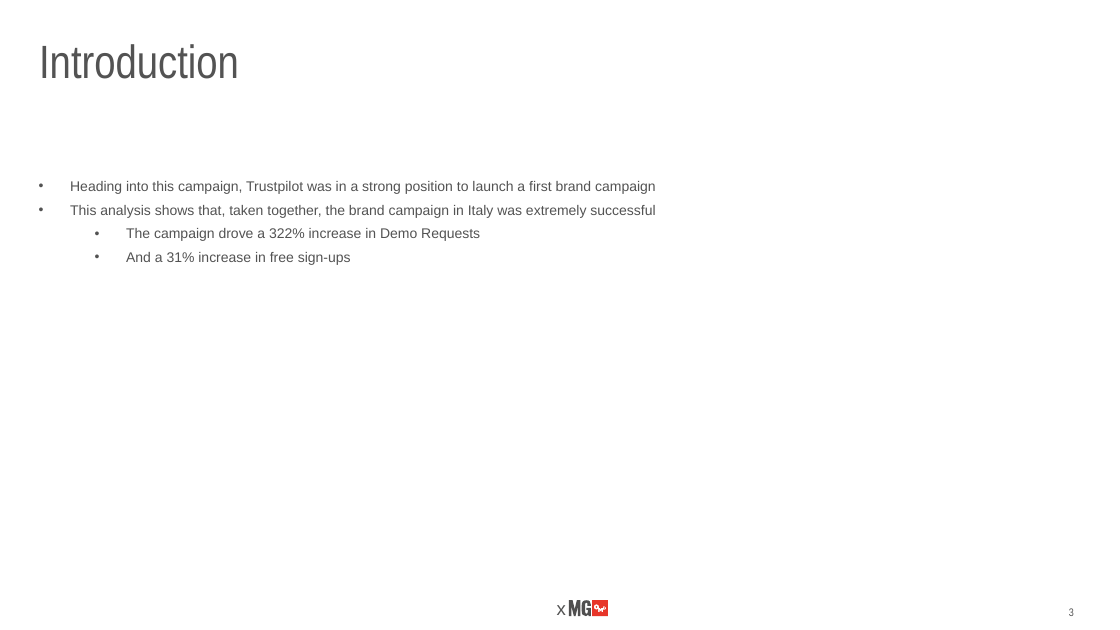
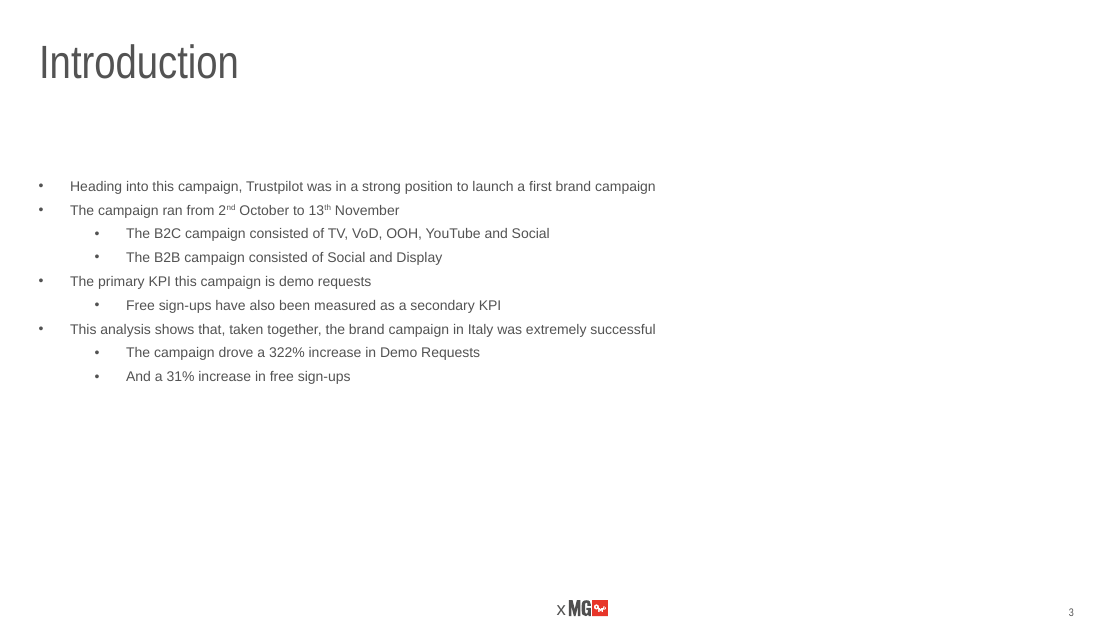
Before and after one commit to alphabetac/Causal-Impact-Analysis, a slide deck: slide 3 of 06.Results/Trustpilot Q4 2022 Campaign Causal Impact Analysis.pptx. Drawn at 1120x630 pixels with LibreOffice and Linux fonts; fonts in the diff are those of the drawing; background and template pictures are left out. Boxes give left, top, right and bottom in pixels: in the first picture for what was removed or moved away, otherwise in the second. Text is boxed around its words. In the diff, an @@ line names an element or a change of style, - is before the commit and + after.

```diff
--- a/06.Results/Trustpilot Q4 2022 Campaign Causal Impact Analysis.pptx
+++ b/06.Results/Trustpilot Q4 2022 Campaign Causal Impact Analysis.pptx
@@ text at (70,205,550,313): paragraphs added @@
+• The campaign ran from 2nd October to 13th November
+  • The B2C campaign consisted of TV, VoD, OOH, YouTube and Social
+  • The B2B campaign consisted of Social and Display
+• The primary KPI this campaign is demo requests
+  • Free sign-ups have also been measured as a secondary KPI
```
Also in this commit, not shown: 2 other slides changed, 2 slides added.
